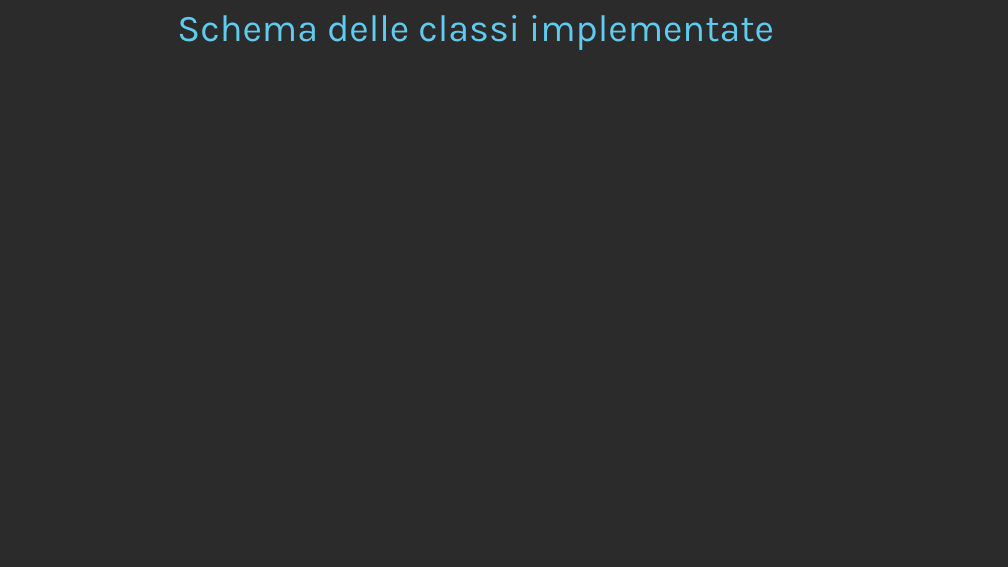
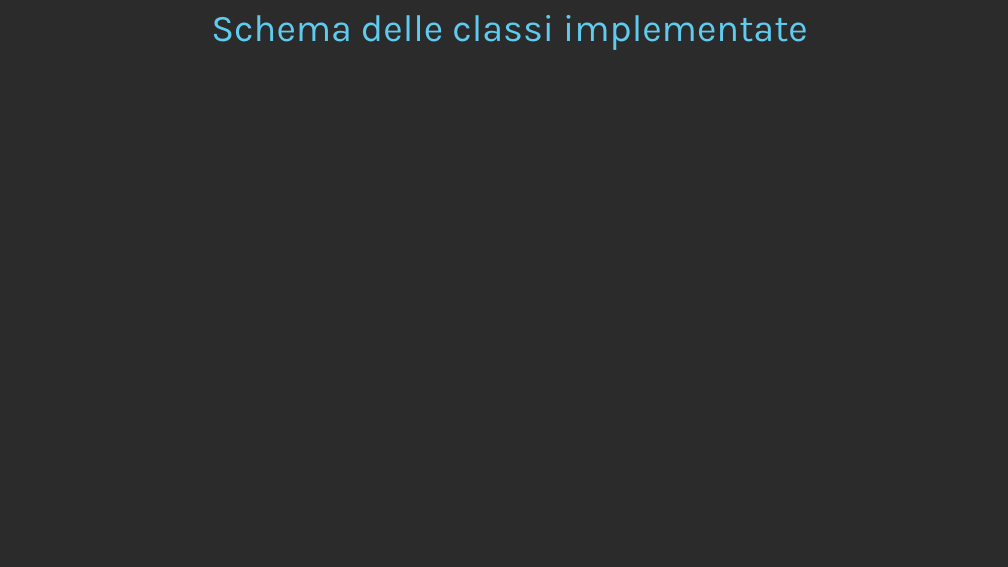
Before and after one commit to moamedterzo/MAADB, a slide deck: slide 8 of Docs/Presentazione.PPTX (slide 7 before the commit). Drawn at 1008x567 pixels with LibreOffice and Linux fonts; fonts in the diff are those of the drawing; background and template pictures are left out; a plain dark background stands for a picture behind light text. Boxes give left, top, right and bottom in pixels: in the first picture for what was removed or moved away, otherwise in the second. Text is boxed around its words. In the diff, an @@ line names an element or a change of style, - is before the commit and + after.

```diff
--- a/Docs/Presentazione.PPTX
+++ b/Docs/Presentazione.PPTX
@@ title "Schema delle classi implementate": place and size @@
-title "Schema delle classi implementate" at box(177, 15, 774, 50)
+title "Schema delle classi implementate" at box(211, 15, 808, 50)
```
Also in this commit, not shown: 4 other slides changed, 1 slide added.
